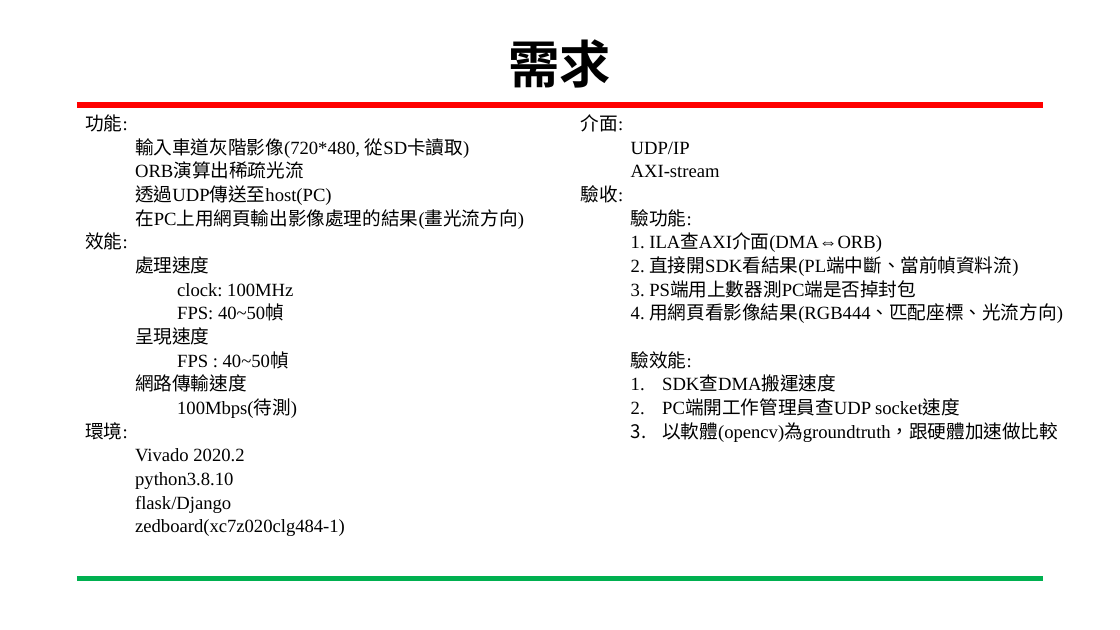
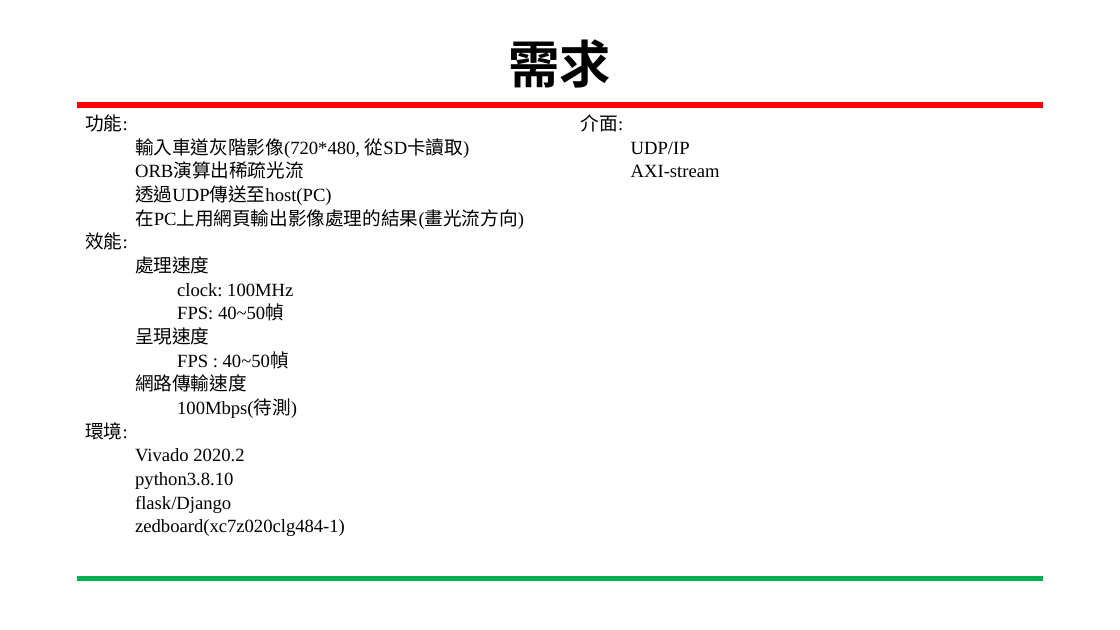
Before and after one commit to San-Zero/SOC_design_final_2023, a slide deck: slide 2 of documents/SOC_design_final.pptx. Drawn at 1120x630 pixels with LibreOffice and Linux fonts; fonts in the diff are those of the drawing; background and template pictures are left out. Boxes give left, top, right and bottom in pixels: in the first picture for what was removed or moved away, otherwise in the second. Text is boxed around its words. In the diff, an @@ line names an element or a change of style, - is before the commit and + after.

```diff
--- a/documents/SOC_design_final.pptx
+++ b/documents/SOC_design_final.pptx
@@ text at (631,209,1063,442): paragraphs removed @@
-驗收:
-  驗功能:
-  1. ILA查AXI介面(DMA⇔ORB)
-  2. 直接開SDK看結果(PL端中斷、當前幀資料流)
-  3. PS端用上數器測PC端是否掉封包
-  4. 用網頁看影像結果(RGB444、匹配座標、光流方向)
-  驗效能:
-  1. SDK查DMA搬運速度
-  2. PC端開工作管理員查UDP socket速度
-  3. 以軟體(opencv)為groundtruth，跟硬體加速做比較
```
Also in this commit, not shown: 11 other slides changed, 8 slides added, 1 slide removed, 2 other files.
